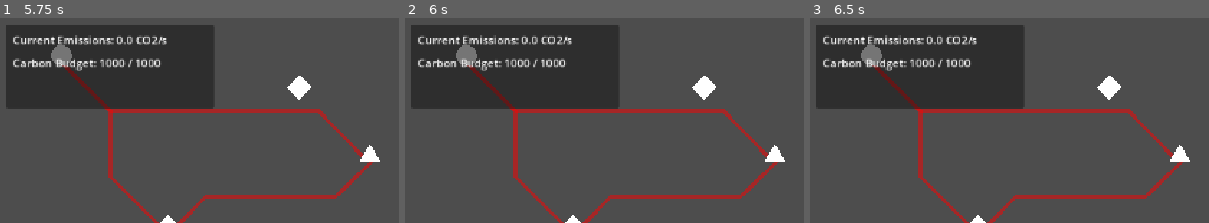
Above: before the commit, frames 1-3 (left to right).
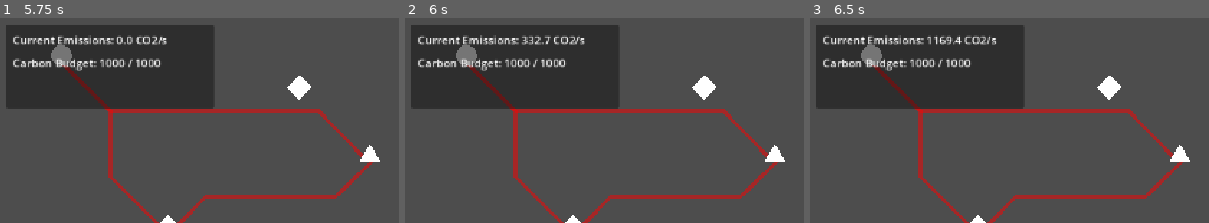
Above: after the commit, the same moments.

Repository: 9thAzure/CarbonCommuter
Game: Godot game, scene res://main/main.tscn
The game is run twice, just before and just after one commit, with the same random seed, the same clock (stepped at 60 frames per second) and the same inputs.
Inputs (mouse positions are % of the whole screen's width and height, from its top left):
- Up to frame 1 (5.75 s): tap Enter at 0.5, 2, 5 s; move the mouse to (72, 49) at 0.52 s; click (72, 49) at 0.67 s; tap Space at 1.25, 2.75 s; move the mouse to (30, 60) at 1.27 s; click (30, 60) at 1.42 s; move the mouse to (60, 31) at 2.02 s; click (60, 31) at 2.17 s; move the mouse to (45, 77) at 2.77 s; click (45, 77) at 2.92 s; click "Create Line To" at 3.5 s; click "X" at 4.25 s; move the mouse to (80, 71) at 5.02 s; click (80, 71) at 5.17 s
- Up to frame 2 (6 s): tap Space at 5.75 s; move the mouse to (20, 38) at 5.77 s; click (20, 38) at 5.92 s
- Up to frame 3 (6.5 s): no input
The pictures show only the part of the screen within x 0-50%, y 0-50%; the shares and areas given below are measured in that part.

Frame 1 is identical in both runs. In frame 2, 0.5% of the frame differs, in the area x 29-46%, y 8-14%; in frame 3, 0.5%, in the area x 29-47%, y 8-14%.

Commit message:
Updates emissions

Diff:
--- a/main/main.gd
+++ b/main/main.gd
@@ -1,6 +1,7 @@
 extends Node
 
 @export var station_scene: PackedScene
+@export var hud: CanvasLayer = null
 
 func _on_timer_timeout() -> void:
 	spawn_station()
@@ -16,3 +17,12 @@
 	var x = randf_range(0, 1152)  # Adjust to your game size
 	var y = randf_range(0, 648)
 	return Vector2(x, y)
+
+func _process(_delta: float) -> void:
+	# Calculate total emissions from all lines
+	var total_emissions = 0.0
+	for l in Line.list_of_lines:
+		total_emissions += l.calculate_emissions()
+
+	if hud:
+		hud.current_emissions = total_emissions
--- a/main/main.tscn
+++ b/main/main.tscn
@@ -5,11 +5,12 @@
 [ext_resource type="PackedScene" uid="uid://b6qffreg11fit" path="res://transport/line/line.tscn" id="2_pjrb6"]
 [ext_resource type="PackedScene" uid="uid://dcqldbx31pi3v" path="res://menu/line_creator/line_creator.tscn" id="3_c651c"]
 [ext_resource type="PackedScene" uid="uid://7hbacueo444g" path="res://menu/popup_manager/popup_manager.tscn" id="3_xwkvk"]
-[ext_resource type="PackedScene" uid="uid://cnamwlnifx04k" path="res://utility/picker/EmissionsHud.tscn" id="6_kfbq2"]
+[ext_resource type="PackedScene" uid="uid://cnamwlnifx04k" path="res://menu/hud/EmissionsHud.tscn" id="6_kfbq2"]
 
-[node name="Main" type="Node"]
+[node name="Main" type="Node" node_paths=PackedStringArray("hud")]
 script = ExtResource("1_3wy1v")
 station_scene = ExtResource("1_53q0u")
+hud = NodePath("Test")
 
 [node name="Station" parent="." instance=ExtResource("1_53q0u")]
 position = Vector2(90, 54)
@@ -52,7 +53,8 @@
 
 [node name="PopupManager" parent="." instance=ExtResource("3_xwkvk")]
 
-[node name="LineCreator" parent="." node_paths=PackedStringArray("line_root") instance=ExtResource("3_c651c")]
+[node name="LineCreator" parent="." node_paths=PackedStringArray("hud", "line_root") instance=ExtResource("3_c651c")]
+hud = NodePath("../Test")
 line_root = NodePath("..")
 
 [node name="Timer" type="Timer" parent="."]
--- a/utility/picker/EmissionsHud.tscn
+++ b/menu/hud/EmissionsHud.tscn
@@ -1,6 +1,6 @@
 [gd_scene load_steps=2 format=3 uid="uid://cnamwlnifx04k"]
 
-[ext_resource type="Script" uid="uid://e3kk0m5h1nrw" path="res://utility/picker/test.gd" id="1_x31b5"]
+[ext_resource type="Script" uid="uid://e3kk0m5h1nrw" path="res://menu/hud/label.gd" id="1_x31b5"]
 
 [node name="Test" type="CanvasLayer"]
 script = ExtResource("1_x31b5")
--- a/menu/line_creator/line_creator.gd
+++ b/menu/line_creator/line_creator.gd
@@ -1,5 +1,5 @@
 extends Node
-
+@export var hud: CanvasLayer = null
 const line_scene := preload("res://transport/line/line.tscn")
 
 @export
--- a/transport/line/line.gd
+++ b/transport/line/line.gd
@@ -32,6 +32,8 @@
 var emission_factor := 0
 var carbon_cost := 0
 var travel_speed := 0
+static var list_of_lines : Array[Line] = []
+
 
 const MODE_PROPERTIES := {
 	LineType.BUS: {
@@ -64,6 +66,7 @@
 	station1.connected_lines.push_back(self)
 	station2.connected_lines.push_back(self)
 	queue_redraw()
+	list_of_lines.push_back(self)
 
 func get_other_station(this: Station) -> Station:
 	assert(this in [station1, station2])
@@ -121,6 +124,7 @@
 func _exit_tree() -> void:
 	station1.connected_lines.remove_at(station1.connected_lines.find(self))
 	station2.connected_lines.remove_at(station2.connected_lines.find(self))
+	list_of_lines.remove_at(list_of_lines.find(self))
 
 ## Returns an array representing the path between the 2 stations, in global coordinates
 func get_line_path() -> PackedVector2Array:
Renamed: utility/picker/test.gd -> menu/hud/label.gd
Renamed: utility/picker/test.gd.uid -> menu/hud/label.gd.uid
